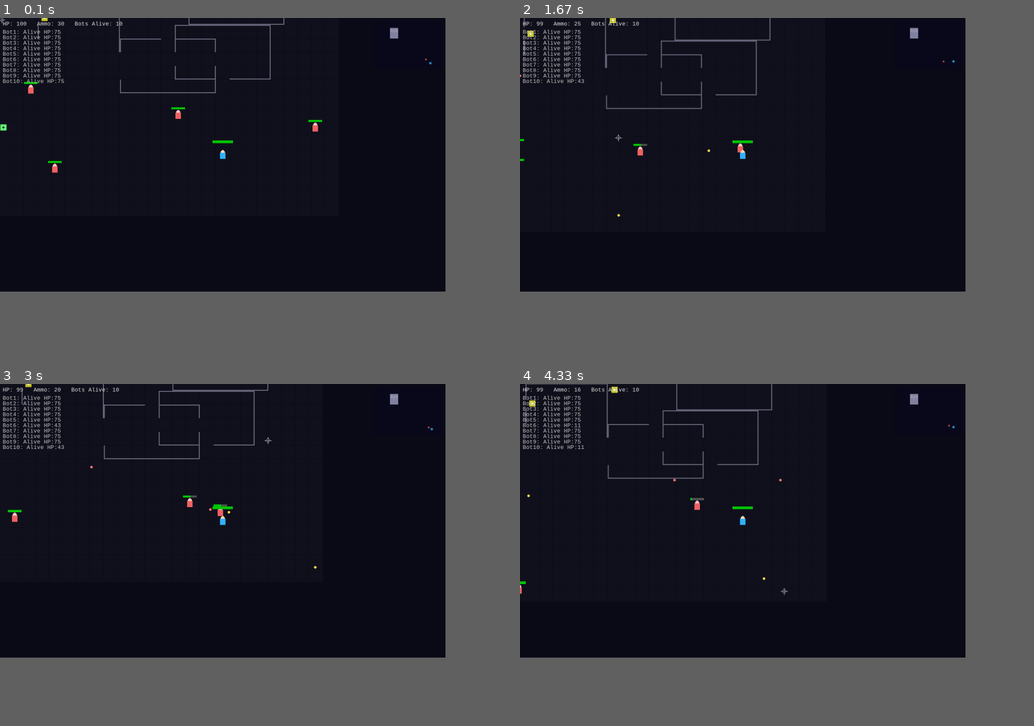
Above: before the commit, frames 1-4 (two rows, left to right).
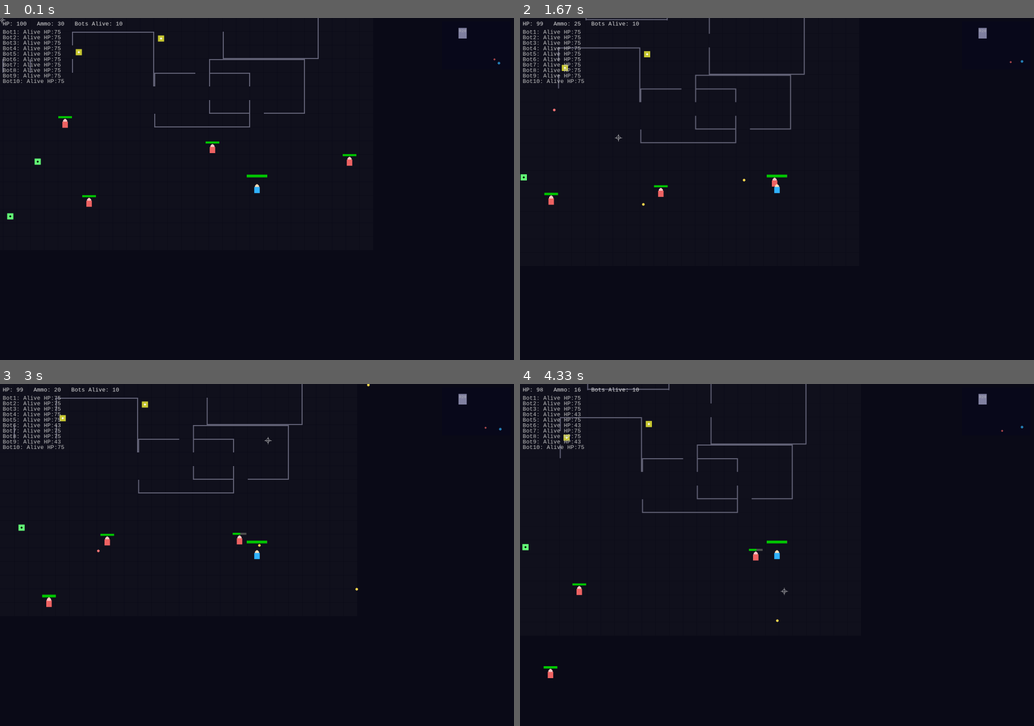
Above: after the commit, the same moments.

Repository: abdalhmanalfoly/among-us-PY-game
Game: pygame game, started from game.py
The game is run twice, just before and just after one commit, with the same random seed, the same clock (stepped at 60 frames per second) and the same inputs.
Inputs (mouse positions are in pixels of both pictures, inside the frame that each line leads up to):
- Up to frame 1 (0.1 s): no input
- Up to frame 2 (1.67 s): tap Space at 0.33, 0.73, 1.03, 1.23, 1.57 s; hold Right 0.67-1.13 s; move the mouse to (941, 178) at 0.7 s; hold Up 1.17-1.47 s; move the mouse to (653, 192) at 1.2 s; hold Right from 1.5 s (still down); move the mouse to (617, 137) at 1.53 s
- Up to frame 3 (3 s): tap Space at 1.87, 2.07, 2.37, 2.63, 2.97 s; release Right at 1.97 s; hold Left 2-2.53 s; move the mouse to (334, 435) at 2.03 s; hold Down 2.57-2.87 s; move the mouse to (318, 585) at 2.6 s; hold Left from 2.9 s (still down); move the mouse to (267, 438) at 2.93 s
- Up to frame 4 (4.33 s): tap Space at 3.27, 3.4, 3.8, 4.1 s; release Left at 3.3 s; hold Up 3.33-3.7 s; move the mouse to (591, 544) at 3.37 s; hold Right from 3.73 s (still down); move the mouse to (782, 589) at 3.77 s
In our replay, the window is 780x480 before the commit and 900x600 after it. These sizes can differ from the game's own. Grey fills any space a smaller window leaves; there, only what the larger window draws over its background counts as a difference.

The runs differ from the first frame. In frame 1, 1.8% of the frame differs, in the area x 0-98%, y 0-59%; in frame 2, 1.8%; in frame 3, 1.7%; in frame 4, 1.8%, in the area x 0-98%, y 0-86%.

Commit message:
bot error + bullet error solved

Diff:
--- a/game.py
+++ b/game.py
@@ -10,12 +10,13 @@
 - 10 bots by default
 """
 
+from html import entities
 import pygame, random, math, sys, time, heapq
 
 # ---------- Config ----------
 
 
-WIDTH, HEIGHT = 1300, 800
+WIDTH, HEIGHT = 1500, 1000
 FPS = 60
 
 # ---------- Mini Map Settings ----------
@@ -239,7 +240,7 @@
         super().__init__(x, y, 26, 26, (240, 100, 100))
         self.health = BOT_MAX_HEALTH
         self.speed = BOT_SPEED
-        self.state = "wander"
+        self.state = "idle"
         self.alive = True
         self.idx = idx
         self.shoot_cooldown = random.uniform(0.6, 1.6)
@@ -264,26 +265,21 @@
         new_x = self.x + (dx / d) * step
         new_y = self.y + (dy / d) * step
 
-    # التحقق إن الخلية داخل حدود المتاهة
         cell_x = int(new_x // CELL_SIZE)
         cell_y = int(new_y // CELL_SIZE)
 
         if 0 <= cell_x < COLS and 0 <= cell_y < ROWS:
-            # فحص التصادم باستخدام مستطيلات الجدران
             test_rect = pygame.Rect(new_x - self.w/2, new_y - self.h/2, self.w, self.h)
             if test_rect.collidelist(wall_rects) == -1:
                 self.x = new_x
                 self.y = new_y
             else:
-            # لو فيه تصادم، احذف أول نقطة في المسار
                 self.path.pop(0)
                 return
         else:
-        # خرج برا حدود المتاهة
             self.path.clear()
             return
 
-    # لو اقترب من الهدف، ينتقل للنقطة التالية
         if d < 4:
             self.path.pop(0)
 
@@ -298,32 +294,26 @@
 
         targets = [e for e in entities if e is not self and getattr(e, 'alive', True)]
         if not targets:
-            if random.random() < 0.01:
-                nx = clamp(self.x + random.uniform(-80, 80), 10, WORLD_W - 10)
-                ny = clamp(self.y + random.uniform(-80, 80), 10, WORLD_H - 10)
+            if not self.path or random.random() < 0.1:
+                nx = clamp(self.x + random.uniform(-150, 150), 10, WORLD_W - 10)
+                ny = clamp(self.y + random.uniform(-150, 150), 10, WORLD_H - 10)
                 self.path = astar_path(self.grid_pos(), (int(nx // CELL_SIZE), int(ny // CELL_SIZE)))
-
-
             self.follow_path(dt)
             return
 
         nearest = min(targets, key=lambda t: dist((self.x, self.y), (t.x, t.y)))
         d = dist((self.x, self.y), (nearest.x, nearest.y))
 
-        # إعادة حساب المسار من وقت لآخر
         self.path_timer -= dt
         if self.path_timer <= 0:
-            self.path_timer = 0.6 + random.random() * 0.9
+            self.path_timer = 0.25
             start = self.grid_pos()
             goal = (int(nearest.x // CELL_SIZE), int(nearest.y // CELL_SIZE))
             self.path = astar_path(start, goal)
             if self.path and self.path[0] == start:
                 self.path.pop(0)
 
-        # تنفيذ المسار بأمان
-        if self.path:
-            self.follow_path(dt)
-        else:
+        if not self.path:
             dx = nearest.x - self.x
             dy = nearest.y - self.y
             mag = math.hypot(dx, dy) or 1
@@ -337,20 +327,72 @@
             self.y = ny
             if self.rect().collidelist(wall_rects) != -1:
                 self.y = oldy
-
-        # منطق إطلاق النار
+        else:
+            self.follow_path(dt)
+
         self.shoot_cooldown -= dt
-        if d < 260 and self.shoot_cooldown <= 0:
+        if d < 280 and self.shoot_cooldown <= 0:
             if line_of_sight((self.x, self.y), (nearest.x, nearest.y)):
                 tx = nearest.x + random.uniform(-10, 10)
                 ty = nearest.y + random.uniform(-10, 10)
                 bullets.append(Bullet(self.x, self.y, tx, ty, owner=self))
-                self.shoot_cooldown = random.uniform(0.7, 1.6)
-            elif isinstance(nearest, Bot) and d < 170:
+                self.shoot_cooldown = random.uniform(0.6, 1.0)
+            elif isinstance(nearest, Bot) and d < 180:
                 wpt = choose_wall_point_for_ricochet((self.x, self.y), (nearest.x, nearest.y))
                 if wpt:
                     bullets.append(Bullet(self.x, self.y, wpt[0], wpt[1], owner=self))
-                    self.shoot_cooldown = random.uniform(0.9, 1.8)
+                    self.shoot_cooldown = random.uniform(0.8, 1.5)
+
+            if not self.alive:
+                return
+
+            targets = [e for e in entities if e is not self and getattr(e, 'alive', True)]
+            if not targets:
+        # يتحرك عشوائيًا لو مفيش أهداف
+                if random.random() < 0.05:  # 5% احتمال كل frame → أكتر نشاط
+                    nx = clamp(self.x + random.uniform(-100, 100), 10, WORLD_W - 10)
+                    ny = clamp(self.y + random.uniform(-100, 100), 10, WORLD_H - 10)
+                    self.path = astar_path(self.grid_pos(), (int(nx // CELL_SIZE), int(ny // CELL_SIZE)))
+                self.follow_path(dt)
+                return
+
+            nearest = min(targets, key=lambda t: dist((self.x, self.y), (t.x, t.y)))
+            d = dist((self.x, self.y), (nearest.x, nearest.y))
+
+    # 🧠 منطق الحالات
+            if self.state == "idle":
+                if d < 350 and line_of_sight((self.x, self.y), (nearest.x, nearest.y)):
+                    self.state = "chase"
+                else:
+                    self.follow_path(dt)
+
+            elif self.state == "chase":
+                self.path_timer -= dt
+                if self.path_timer <= 0:
+                    self.path_timer = 0.3 + random.random() * 0.2
+                    start = self.grid_pos()
+                    goal = (int(nearest.x // CELL_SIZE), int(nearest.y // CELL_SIZE))
+                    self.path = astar_path(start, goal)
+                    if self.path and self.path[0] == start:
+                        self.path.pop(0)
+
+                if d < 220 and line_of_sight((self.x, self.y), (nearest.x, nearest.y)):
+                    self.state = "attack"
+                else:
+                    self.follow_path(dt)
+
+            elif self.state == "attack":
+                if not line_of_sight((self.x, self.y), (nearest.x, nearest.y)):
+                    self.state = "chase"
+                else:
+                    self.shoot_cooldown -= dt
+                    if self.shoot_cooldown <= 0:
+                        tx = nearest.x + random.uniform(-10, 10)
+                        ty = nearest.y + random.uniform(-10, 10)
+                        bullets.append(Bullet(self.x, self.y, tx, ty, owner=self))
+                        self.shoot_cooldown = random.uniform(0.7, 1.3)
+                    if random.random() < 0.05:
+                        self.follow_path(dt)
 
 class Bullet:
     def __init__(self,x,y,tx,ty,owner):
